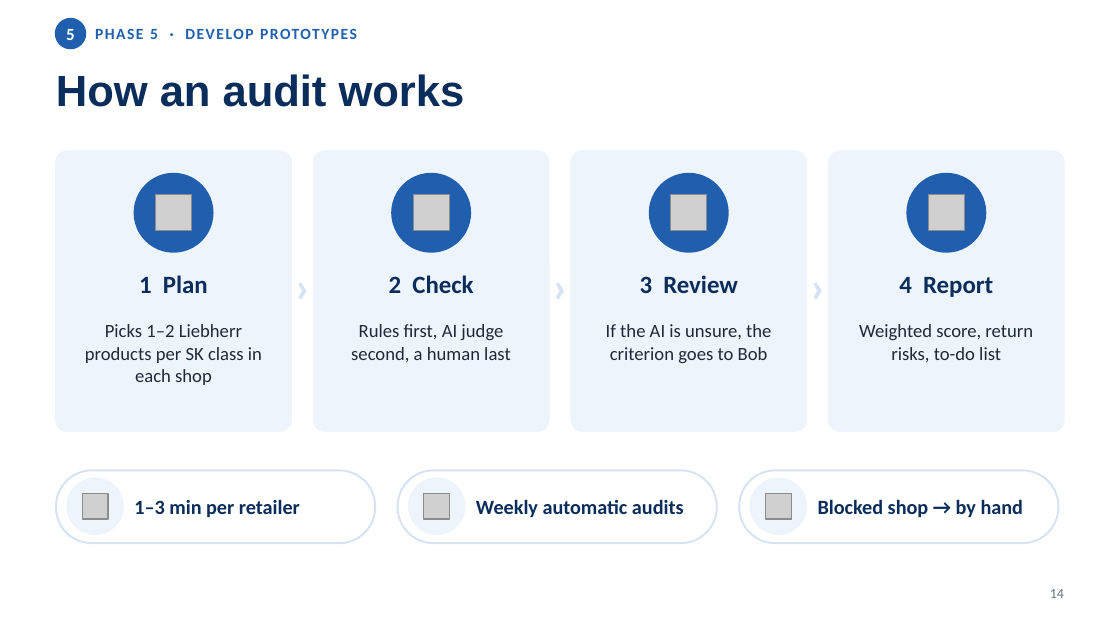
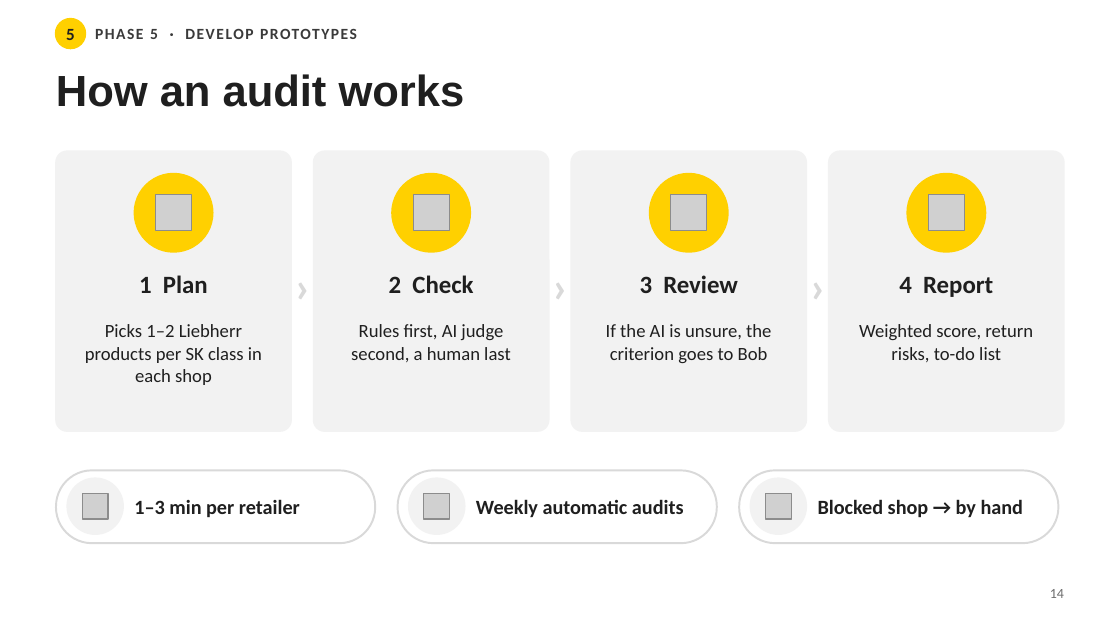
Before and after one commit to niv1999/liebherr-hackathon-2026, a slide deck: slide 14 of Liebherr5_DesignThinking_Journey.pptx. Drawn at 1120x630 pixels with LibreOffice and Linux fonts; fonts in the diff are those of the drawing; grey boxes stand for pictures. Boxes give left, top, right and bottom in pixels: in the first picture for what was removed or moved away, otherwise in the second. Text is boxed around its words. In the diff, an @@ line names an element or a change of style, - is before the commit and + after.

```diff
--- a/Liebherr5_DesignThinking_Journey.pptx
+++ b/Liebherr5_DesignThinking_Journey.pptx
@@ text "5" at [66, 29, 75, 40]: text colour #FFFFFF to #1F1F1F @@
@@ ellipse at [56, 19, 85, 48]: fill #1F5FAD to #FFD000; outline #1F5FAD 1.5 pt to #FFD000 1.5 pt @@
@@ text "PHASE 5 · DEVELOP PROTOTYPES" at [95, 29, 357, 39]: text colour #1F5FAD to #3A3A3A @@
@@ fill #1F5FAD to #FFD000; outline #1F5FAD 1 pt to #FFD000 1 pt in 4 elements at [134, 174, 213, 252], [392, 174, 470, 252], [650, 174, 728, 252], [907, 174, 986, 252] @@
@@ text colour #D6E3F5 to #D9D9D9 in 3 elements at [288, 258, 317, 314], [545, 258, 575, 314], [803, 258, 832, 314] @@
@@ text colour #1F2937 to #1F1F1F in 4 elements at [85, 324, 262, 385], [351, 324, 511, 362], [606, 324, 771, 363], [859, 324, 1033, 362] @@
@@ outline #D6E3F5 1.25 pt to #D9D9D9 1.25 pt in 3 elements at [56, 470, 375, 543], [398, 470, 717, 543], [739, 470, 1058, 543] @@
@@ fill #EEF4FC to #F2F2F2; outline #EEF4FC 1 pt to #F2F2F2 1 pt in 7 elements at [56, 151, 291, 431], [314, 151, 549, 431], [571, 151, 806, 431], [829, 151, 1064, 431], [67, 478, 123, 534], [409, 478, 465, 534], [750, 478, 806, 534] @@
@@ text colour #0B2D5B to #1F1F1F in 8 elements at [56, 74, 465, 107], [139, 275, 208, 293], [389, 275, 473, 293], [640, 275, 738, 293], [899, 277, 993, 297], [134, 499, 300, 517], [476, 499, 684, 517], [818, 499, 1023, 517] @@
@@ text "14" at [1050, 589, 1064, 598]: text colour #6B7280 to #6E6E6E @@
```
Also in this commit, not shown: 17 other slides changed, 1 other file.
